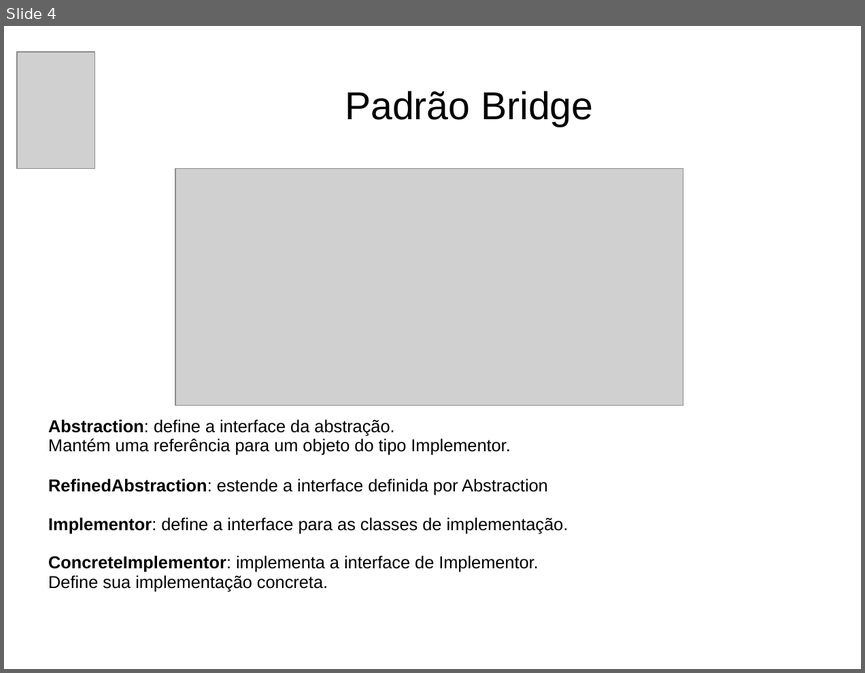
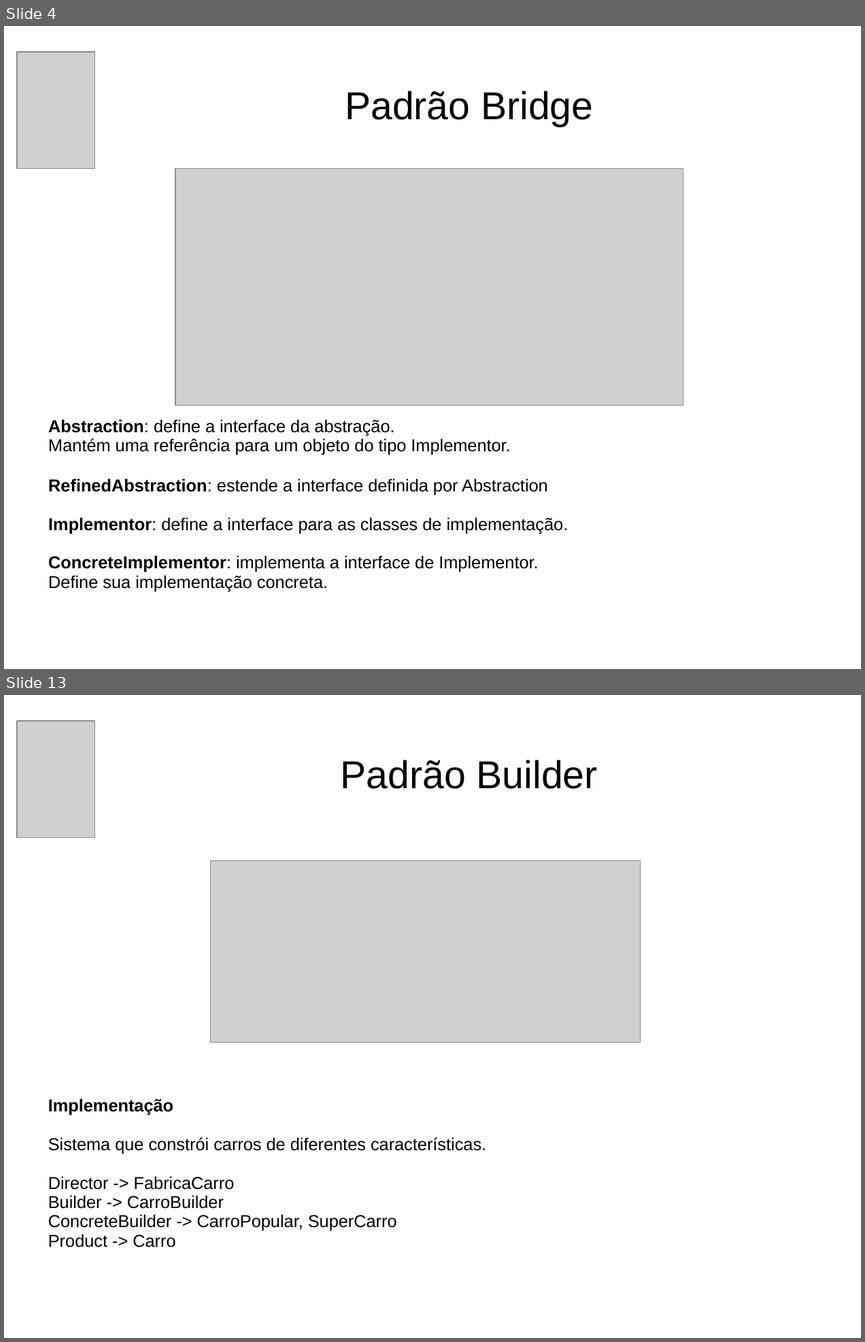
Before and after one commit to andrePfeiffer/Padroes, a slide deck: arquivos/Apresentação PSI.ppt. Shown one above the other, each under a label of ours: slide 4 before the commit, slides 4 and 13 after it; the slides between them are not shown. The pictures are 865x673 and 865x1342 pixels, drawn with LibreOffice and Linux fonts; fonts in the diff are those of the drawing; grey boxes stand for pictures; background and template pictures are left out. Boxes give left, top, right and bottom in pixels: in the first picture for what was removed or moved away, otherwise in the second. Text is boxed around its words. In the diff, an @@ line names an element or a change of style, - is before the commit and + after.

```diff
--- a/arquivos/Apresentação PSI.ppt
+++ b/arquivos/Apresentação PSI.ppt
@@ slide 13 added at box(4, 695, 861, 1338), background #FFFFFF @@
@@ picture added at box(17, 721, 96, 837) @@
@@ title added at box(341, 760, 598, 789), 36 pt, text #000000 @@
+Padrão Builder
@@ picture added at box(210, 861, 640, 1042) @@
@@ text added at box(48, 1098, 486, 1247), 16 pt, text #000000 @@
+Implementação
+Sistema que constrói carros de diferentes características.
+Director -> FabricaCarro
+Builder -> CarroBuilder
+ConcreteBuilder -> CarroPopular, SuperCarro
+Product -> Carro
```
Also in this commit, not shown: 1 slide changed, 13 other slides added, 3 other files.
